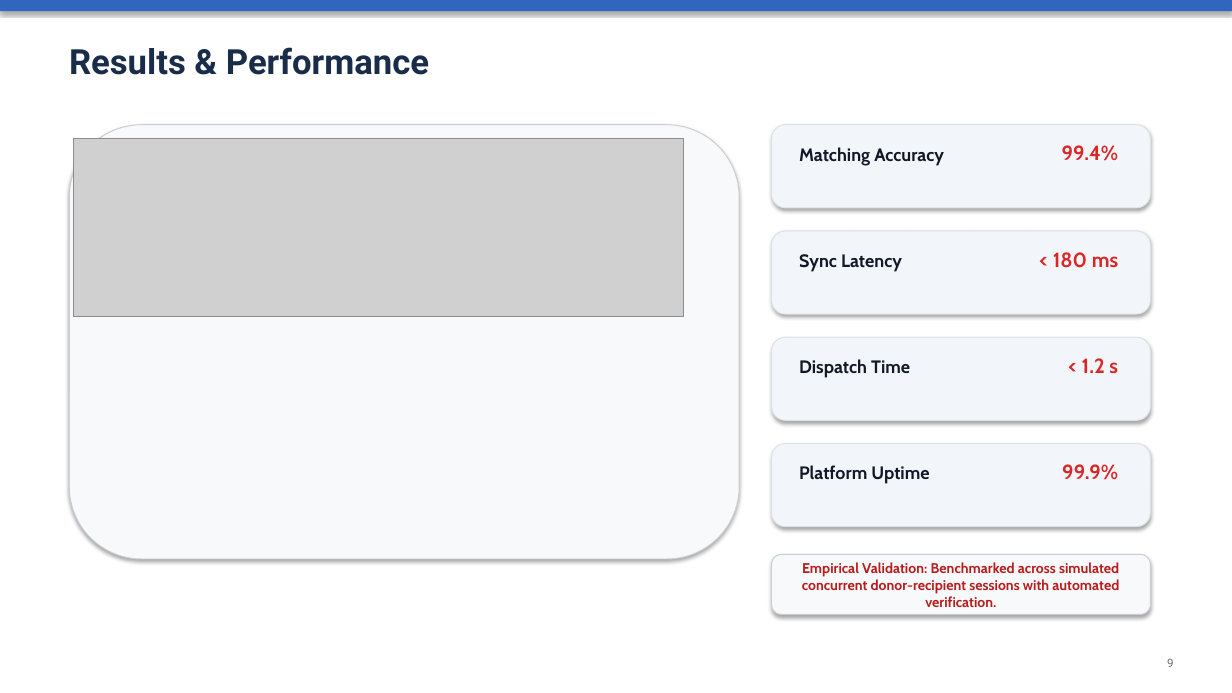
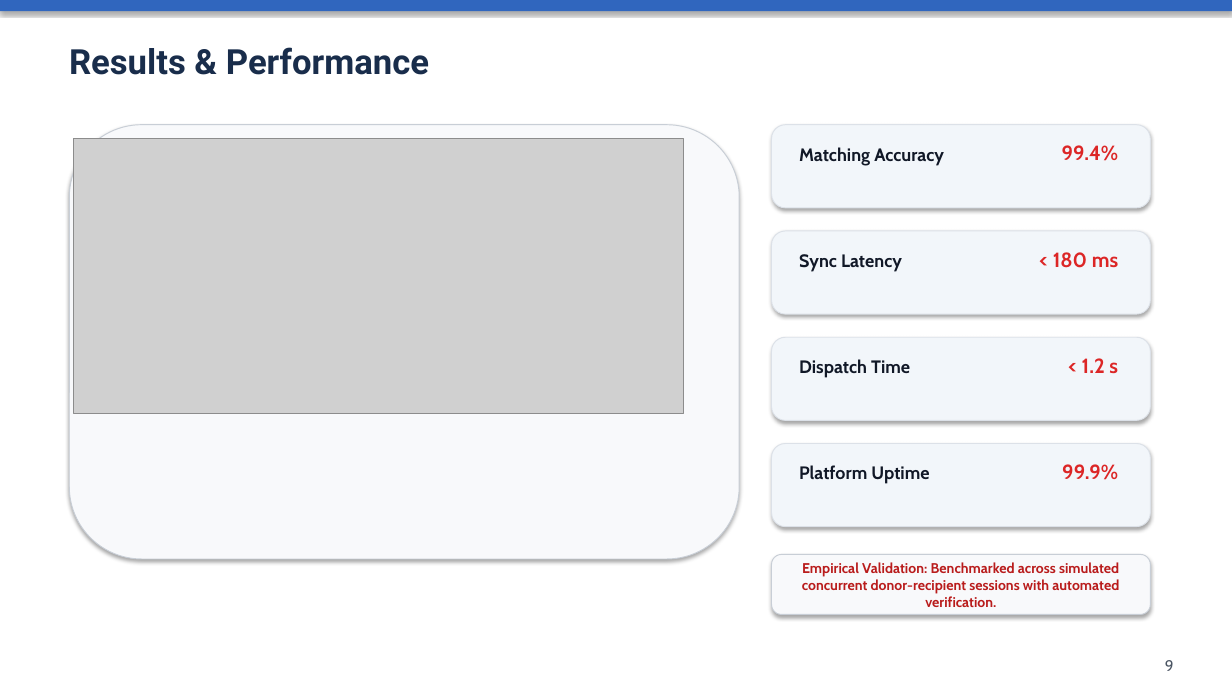
Before and after one commit to rohitmanu-design/BloodNet, a slide deck: slide 9 of docs/BLOODNET_PROJECT_PRESENTATION.pptx. Drawn at 1232x693 pixels with LibreOffice and Linux fonts; fonts in the diff are those of the drawing; grey boxes stand for pictures. Boxes give left, top, right and bottom in pixels: in the first picture for what was removed or moved away, otherwise in the second. Text is boxed around its words. In the diff, an @@ line names an element or a change of style, - is before the commit and + after.

Commit message:
docs: finalize 16-slide B.Tech presentation with enhanced live screenshots and sequential slide numbering

```diff
--- a/docs/BLOODNET_PROJECT_PRESENTATION.pptx
+++ b/docs/BLOODNET_PROJECT_PRESENTATION.pptx
@@ picture: place and size @@
-picture at (74,139,684,317)
+picture at (74,139,684,413)
@@ text "9" at (1165,660,1174,671): size 9 to 12 pt, font Roboto to Cabin, text colour #69707A to #4B5563 @@
```
Also in this commit, not shown: 10 other slides changed, 4 slides added, 2 slides removed, 11 other files.
